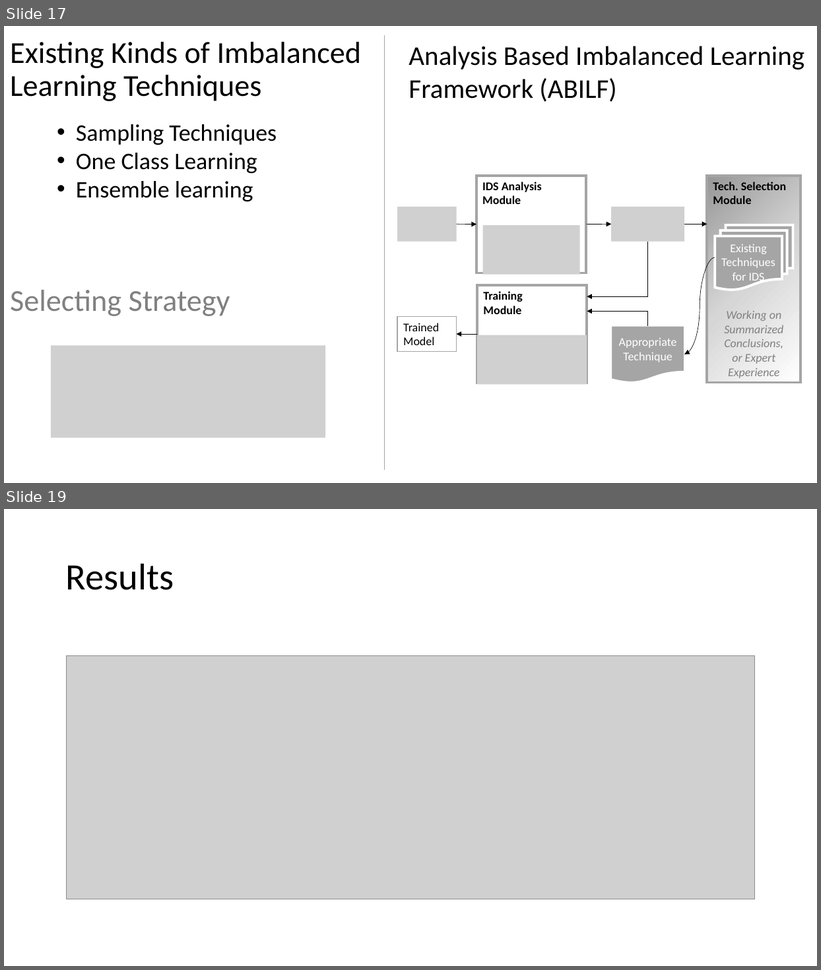
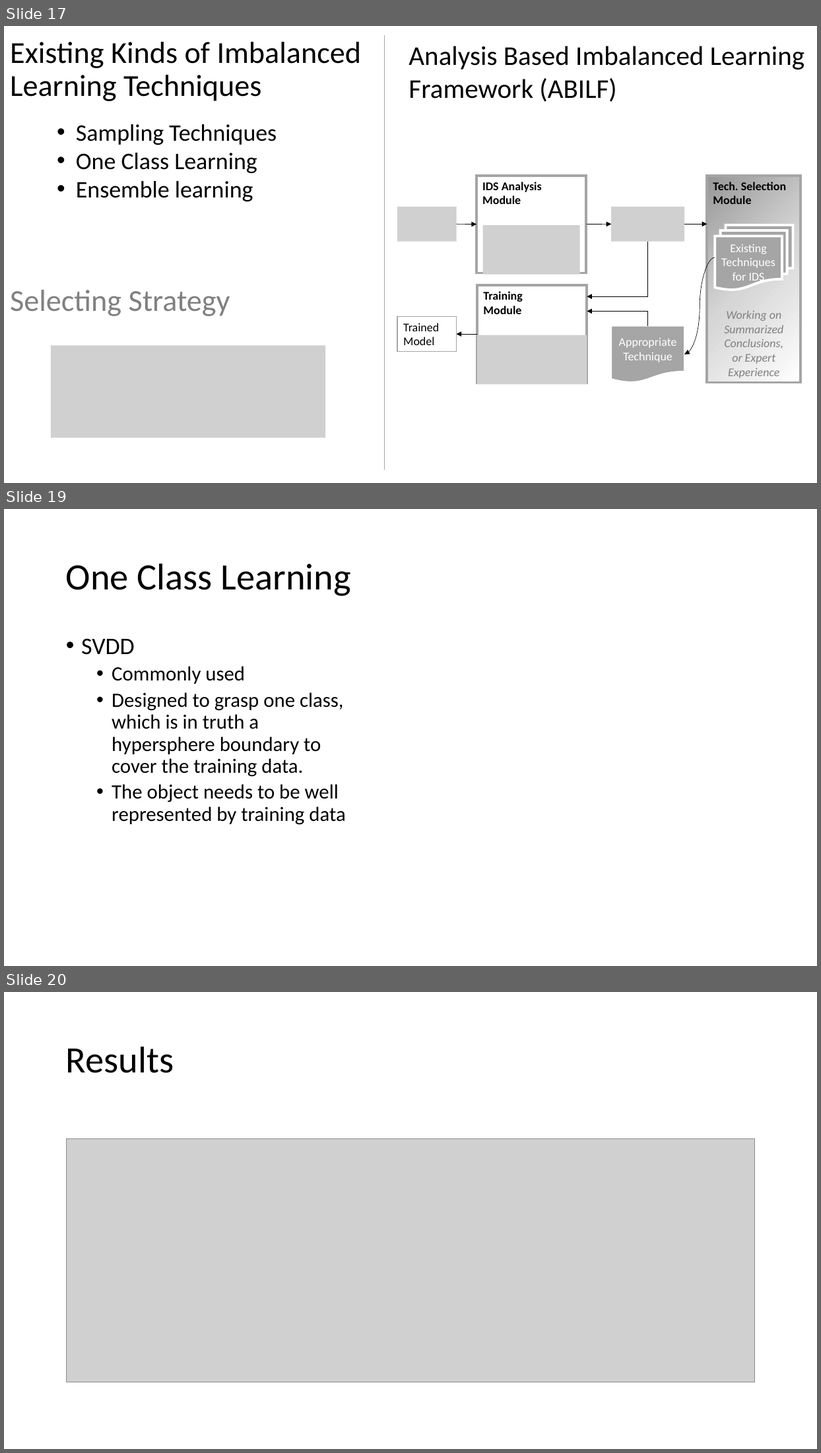
Before and after one commit to RKDSOne/ids, a slide deck: slides&notes/Learning on imbalanced data.pptx. Shown one above the other, each under a label of ours: slides 17 and 19 before the commit, slides 17, 19 and 20 after it; the slides between them are not shown. The pictures are 821x970 and 821x1453 pixels, drawn with LibreOffice and Linux fonts; fonts in the diff are those of the drawing; grey boxes stand for pictures. Boxes give left, top, right and bottom in pixels: in the first picture for what was removed or moved away, otherwise in the second. Text is boxed around its words. In the diff, an @@ line names an element or a change of style, - is before the commit and + after.

```diff
--- a/slides&notes/Learning on imbalanced data.pptx
+++ b/slides&notes/Learning on imbalanced data.pptx
@@ slide 19 added at <box>4,509,817,966</box>, background #FFFFFF @@
@@ title added at <box>66,563,351,596</box>, 44 pt, text #000000 @@
+One Class Learning
@@ text added at <box>81,638,345,825</box>, 24 pt, text #000000 @@
+• SVDD
+  • Commonly used
+  • Designed to grasp one class, which is in truth a hypersphere boundary to cover the training data.
+  • The object needs to be well represented by training data
@@ what was slide 19 is now slide 20 @@
```
Also in this commit, not shown: 1 slide changed.
